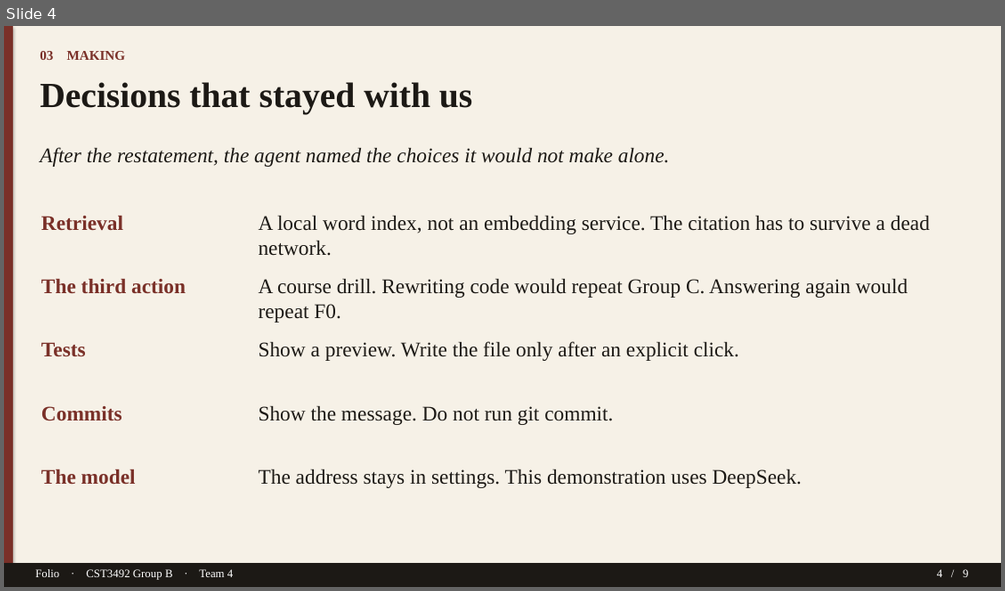
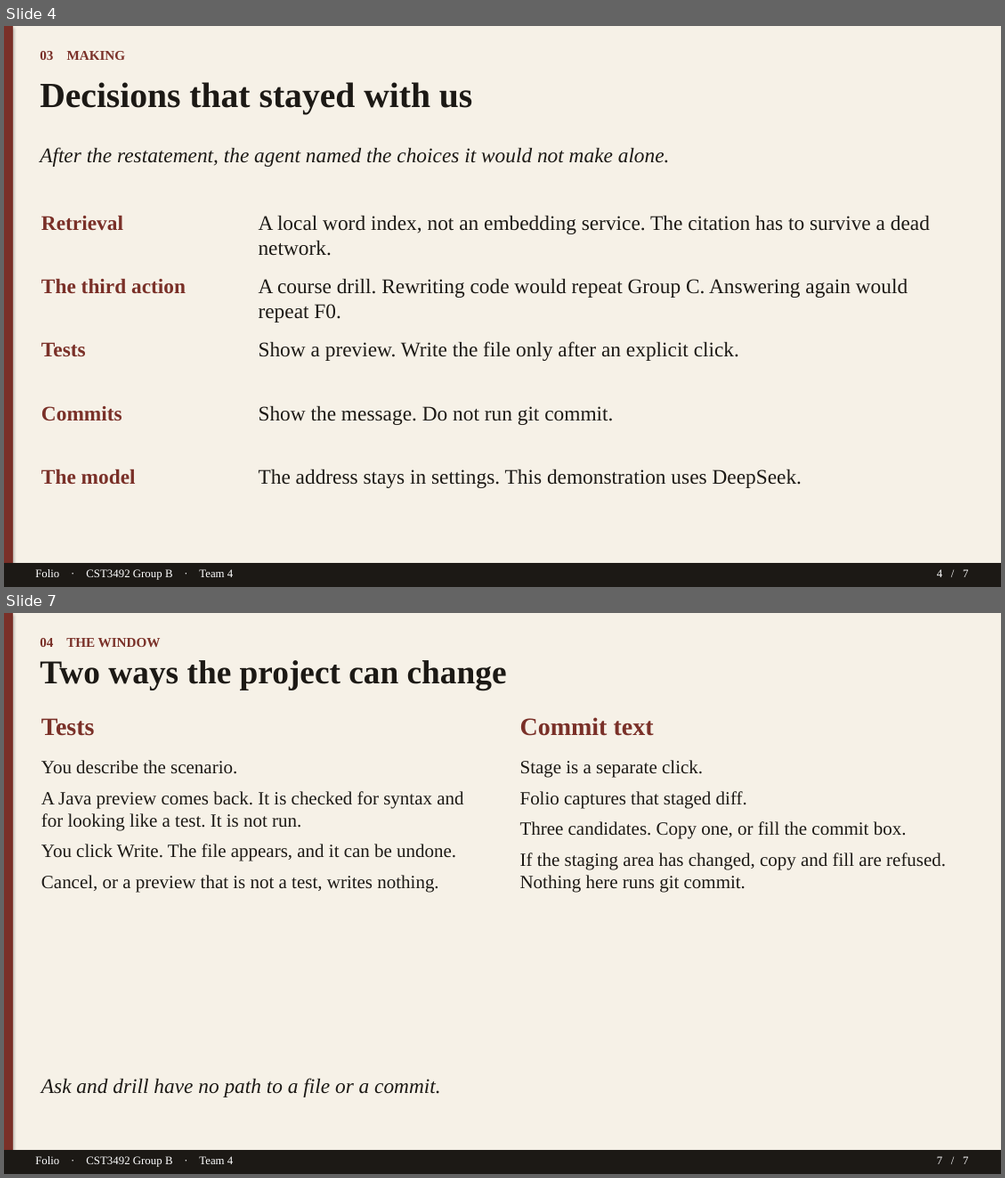
Before and after one commit to TTAWDTT/folio, a slide deck: submission/documents/Folio-GroupB-Team4-Slides.pptx. Shown one above the other, each under a label of ours: slide 4 before the commit, slides 4 and 7 after it; the slides between them are not shown. The pictures are 1005x591 and 1005x1178 pixels, drawn with LibreOffice and Linux fonts; fonts in the diff are those of the drawing. Boxes give left, top, right and bottom in pixels: in the first picture for what was removed or moved away, otherwise in the second. Text is boxed around its words. In the diff, an @@ line names an element or a change of style, - is before the commit and + after.

```diff
--- a/submission/documents/Folio-GroupB-Team4-Slides.pptx
+++ b/submission/documents/Folio-GroupB-Team4-Slides.pptx
@@ slide 7 added at (x1=4, y1=613, x2=1001, y2=1174), background #FFFFFF @@
@@ rectangle added at (x1=4, y1=613, x2=1001, y2=1174), fill #F6F1E7 @@
@@ rectangle added at (x1=4, y1=613, x2=13, y2=1174), fill #7A3028 @@
@@ text added at (x1=40, y1=638, x2=161, y2=647), 13 pt, text #7A3028, bold @@
+04 THE WINDOW
@@ text added at (x1=40, y1=660, x2=507, y2=690), 32 pt, text #1C1915, bold @@
+Two ways the project can change
@@ text added at (x1=41, y1=718, x2=95, y2=736), 24 pt, text #7A3028, bold @@
+Tests
@@ text added at (x1=520, y1=717, x2=654, y2=736), 24 pt, text #7A3028, bold @@
+Commit text
@@ text added at (x1=41, y1=760, x2=463, y2=892), 18 pt, text #1C1915 @@
+You describe the scenario.
+A Java preview comes back. It is checked for syntax and for looking like a test. It is not run.
+You click Write. The file appears, and it can be undone.
+Cancel, or a preview that is not a test, writes nothing.
@@ text added at (x1=520, y1=760, x2=946, y2=892), 18 pt, text #1C1915 @@
+Stage is a separate click.
+Folio captures that staged diff.
+Three candidates. Copy one, or fill the commit box.
+If the staging area has changed, copy and fill are refused. Nothing here runs git commit.
@@ text added at (x1=41, y1=1078, x2=441, y2=1097), 20 pt, text #1C1915, italic @@
+Ask and drill have no path to a file or a commit.
@@ rectangle added at (x1=4, y1=1150, x2=1001, y2=1174), fill #1C1915 @@
@@ text added at (x1=35, y1=1156, x2=233, y2=1167), 11 pt, text #FFFFFF @@
+Folio · CST3492 Group B · Team 4
@@ text added at (x1=937, y1=1156, x2=968, y2=1164), 11 pt, text #FFFFFF @@
+7 / 7
@@ slide 4 changed as well @@
@@ text at (x1=937, y1=569, x2=968, y2=577): text changed @@
-4 / 9
+4 / 7
```
Also in this commit, not shown: 3 other slides changed, 2 other slides added, 5 slides removed, 6 other files.
